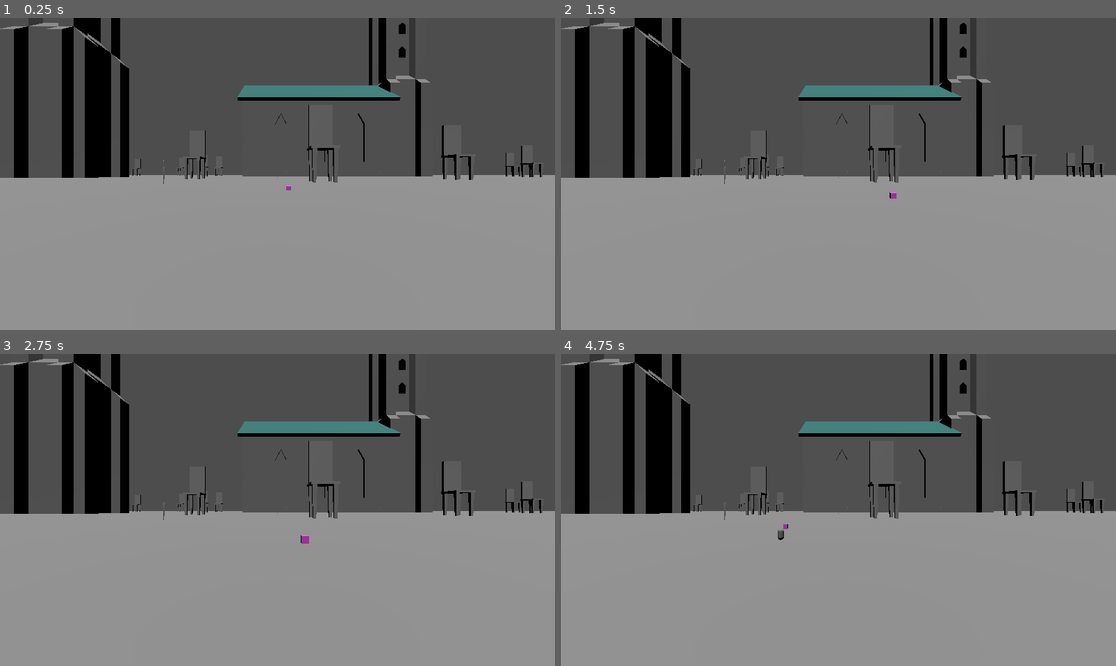
Above: before the commit, frames 1-4 (two rows, left to right).
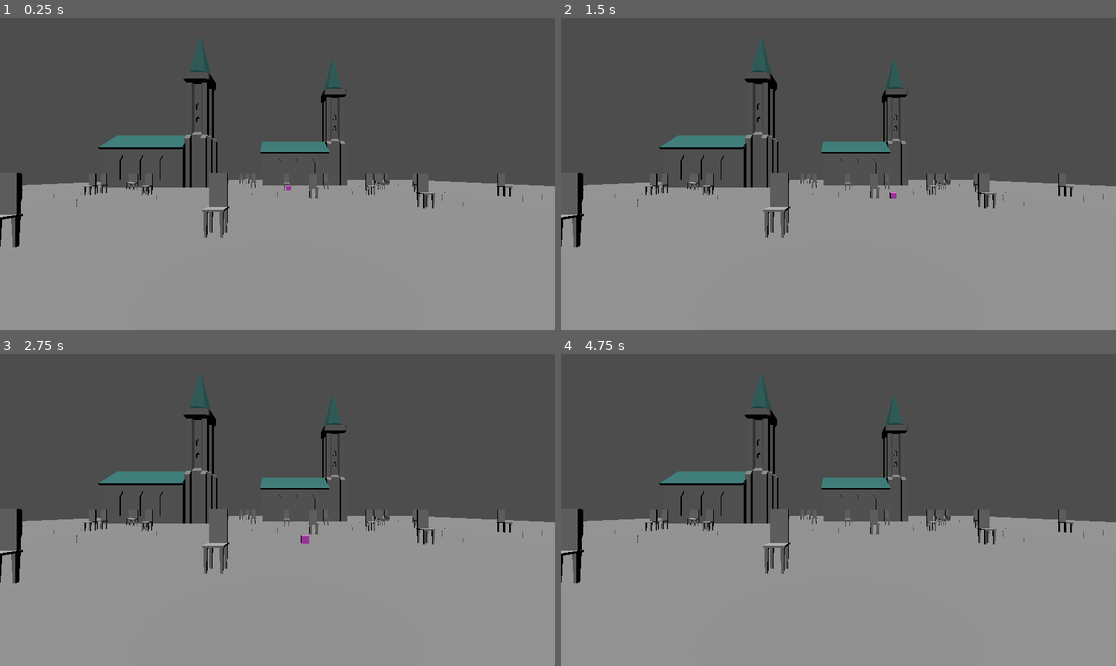
Above: after the commit, the same moments.

Repository: Tchetchouille/GMTK2024
Game: Godot game, scene res://scenes/JoelScene/JoelTestMain.tscn
The game is run twice, just before and just after one commit, with the same random seed, the same clock (stepped at 60 frames per second) and the same inputs.
Inputs (mouse positions are in pixels of both pictures, inside the frame that each line leads up to):
- Up to frame 1 (0.25 s): no input
- Up to frame 2 (1.5 s): tap Enter at 0.5 s; move the mouse to (960, 158) at 0.52 s; hold D (move_right) 0.53-1.28 s; click (960, 158) at 0.6 s; tap Space at 1.25 s; move the mouse to (727, 189) at 1.27 s; hold S (move_back) from 1.28 s (still down); click (727, 189) at 1.35 s
- Up to frame 3 (2.75 s): tap Enter at 2 s; move the mouse to (333, 441) at 2.02 s; release S (move_back) at 2.03 s; hold D (move_right) from 2.03 s (still down); click (333, 441) at 2.1 s
- Up to frame 4 (4.75 s): tap Space at 2.75 s; move the mouse to (810, 572) at 2.77 s; release D (move_right) at 2.78 s; hold W (move_forward) 2.78-3.53 s; click (810, 572) at 2.85 s; move the mouse to (1005, 556) at 3.52 s; hold A (move_left) from 3.53 s (still down); click (1005, 556) at 3.6 s; move the mouse to (672, 463) at 4.27 s; click (672, 463) at 4.35 s

The runs differ from the first frame. In frame 1, 14% of the frame differs, in the area x 0-100%, y 0-74%; in frame 2, 14%; in frame 3, 14%; in frame 4, 14%.

Commit message:
fixed camera

Diff:
--- a/scenes/Character.tscn
+++ b/scenes/Character.tscn
@@ -1,5 +1,6 @@
-[gd_scene load_steps=8 format=3 uid="uid://c4y02kp5q7cfb"]
+[gd_scene load_steps=9 format=3 uid="uid://ywenk7jinwf5"]
 
+[ext_resource type="PackedScene" uid="uid://40dq7u1tbr73" path="res://scenes/weapons/cara_model.tscn" id="2_a520b"]
 [ext_resource type="Script" path="res://scripts/camera_controller.gd" id="2_dgl5s"]
 [ext_resource type="Script" path="res://scripts/character_body_3d.gd" id="2_ro3ve"]
 
@@ -31,6 +32,7 @@
 
 [node name="MeshInstance3D" type="MeshInstance3D" parent="."]
 transform = Transform3D(1, 0, 0, 0, 1, 0, 0, 0, 1, 0, 0.5, 0)
+visible = false
 mesh = SubResource("BoxMesh_7ce67")
 
 [node name="CollisionArea" type="Area3D" parent="."]
@@ -48,8 +50,10 @@
 shape = SubResource("BoxShape3D_qrq71")
 
 [node name="CharacterCamera3D" type="Camera3D" parent="."]
-transform = Transform3D(1, 0, 0, 0, 0.527727, 0.849414, 0, -0.849414, 0.527727, 0, 12.7203, 6.74242)
-fov = 37.8493
+transform = Transform3D(1, 0, 0, 0, 0.890943, 0.454115, 0, -0.454115, 0.890943, 0, 2.81123, 3.5982)
+
+[node name="CARA_Model" parent="." instance=ExtResource("2_a520b")]
+transform = Transform3D(-1, 0, -8.74228e-08, 0, 1, 0, 8.74228e-08, 0, -1, 0, 0, 0)
 
 [connection signal="body_entered" from="CollisionArea" to="." method="_on_collision_area_body_entered"]
 [connection signal="body_exited" from="CollisionArea" to="." method="_on_collision_area_body_exited"]
--- a/scenes/main.tscn
+++ b/scenes/main.tscn
@@ -1,14 +1,15 @@
 [gd_scene load_steps=6 format=3 uid="uid://yoi5xo4fbcto"]
 
 [ext_resource type="PackedScene" uid="uid://bb5dyhed3iijo" path="res://scenes/terrain.tscn" id="1_nfvie"]
-[ext_resource type="PackedScene" uid="uid://c4y02kp5q7cfb" path="res://scenes/Character.tscn" id="2_ge8hq"]
+[ext_resource type="PackedScene" uid="uid://ywenk7jinwf5" path="res://scenes/Character.tscn" id="2_ge8hq"]
 [ext_resource type="Resource" uid="uid://dcgc6l10oi7wc" path="res://resources/weapons/needle.tres" id="3_1t6ca"]
 [ext_resource type="PackedScene" uid="uid://dbbbli60c0rfc" path="res://scenes/JoelScene/enemy.tscn" id="3_7w8k5"]
-[ext_resource type="PackedScene" uid="uid://ddalkcdba2pl8" path="res://scenes/game_manager.tscn" id="4_xji4p"]
+[ext_resource type="PackedScene" uid="uid://cbt3ha0evrej7" path="res://scenes/game_manager.tscn" id="4_xji4p"]
 
 [node name="Main" type="Node3D"]
 
-[node name="Terrain" parent="." instance=ExtResource("1_nfvie")]
+[node name="Terrain" parent="." node_paths=PackedStringArray("player") instance=ExtResource("1_nfvie")]
+player = NodePath("../Character")
 
 [node name="Character" parent="." instance=ExtResource("2_ge8hq")]
 transform = Transform3D(-1, 0, -8.74228e-08, 0, 1, 0, 8.74228e-08, 0, -1, 0, 0, 0)
--- a/scripts/terrain.gd
+++ b/scripts/terrain.gd
@@ -3,6 +3,7 @@
 class_name Terrain
 
 @export var map_size = 100
+@export var player: CharacterBody3D
 var weapon_template = preload("res://scenes/weapon.tscn")
 var noise: FastNoiseLite
 var taken_spaces = Array()
@@ -28,7 +29,7 @@
 	})
 
 	# scale as if the character was 12cm high
-	scale = 10 * Vector3.ONE
+	#scale = 10 * Vector3.ONE
 
 	for weapon_resource in weapons:
 		for _i in range(weapon_resource.max_occurrences):
@@ -54,10 +55,21 @@
 
 			taken_spaces.append(new_space)
 
-func _process(delta):
-	scale -= Vector3.ONE * delta * 0.002
-	if scale.is_zero_approx():
-		scale = Vector3.ZERO
+#func _process(delta):
+	#if player:
+		#var player_pos = player.transform.origin
+		#var to_player = player_pos - transform.origin
+		#
+		## Calculate scaling down
+		#scale -= Vector3.ONE * delta * 0.002
+		#if scale.is_zero_approx():
+			#scale = Vector3.ZERO
+#
+		## Adjust the position to scale towards the player
+		#transform.origin += to_player * delta * 0.002
+
+
+
 func add_weapon(weapon_resource: WeaponResource, position: Vector3):
 	var weapon = weapon_template.instantiate()
 
Not shown: 1 places in scenes/weapons/cara_model.tscn that only renumber resources
